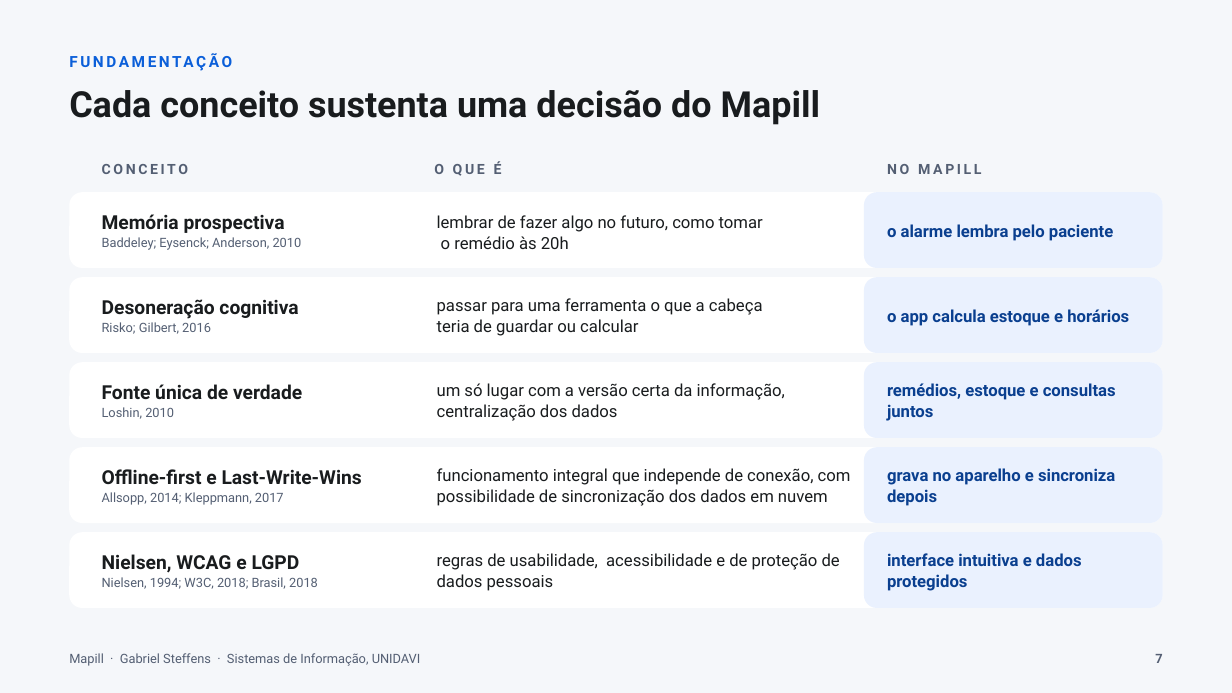
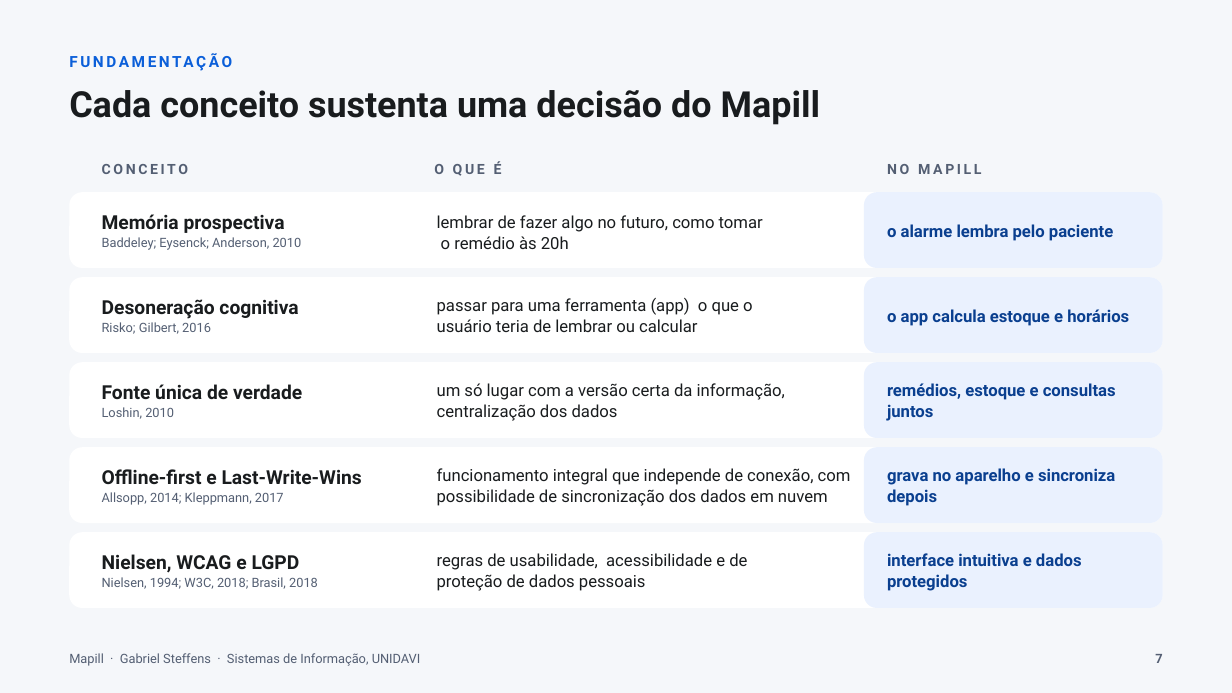
Before and after one commit to gabste8831/Mapill-Health-App, a slide deck: slide 7 of docs/tcc/apresentacao-mapill.pptx. Drawn at 1232x693 pixels with LibreOffice and Linux fonts; fonts in the diff are those of the drawing. Boxes give left, top, right and bottom in pixels: in the first picture for what was removed or moved away, otherwise in the second. Text is boxed around its words. In the diff, an @@ line names an element or a change of style, - is before the commit and + after.

```diff
--- a/docs/tcc/apresentacao-mapill.pptx
+++ b/docs/tcc/apresentacao-mapill.pptx
@@ text at (437, 298, 753, 332): text changed @@
-passar para uma ferramenta o que a cabeça
-teria de guardar ou calcular
+passar para uma ferramenta (app) o que o
+usuário teria de lembrar ou calcular
@@ text at (437, 553, 747, 591): text changed @@
-regras de usabilidade, acessibilidade e de proteção de dados pessoais
+regras de usabilidade, acessibilidade e de
+proteção de dados pessoais
```
Also in this commit, not shown: 8 other slides changed.
